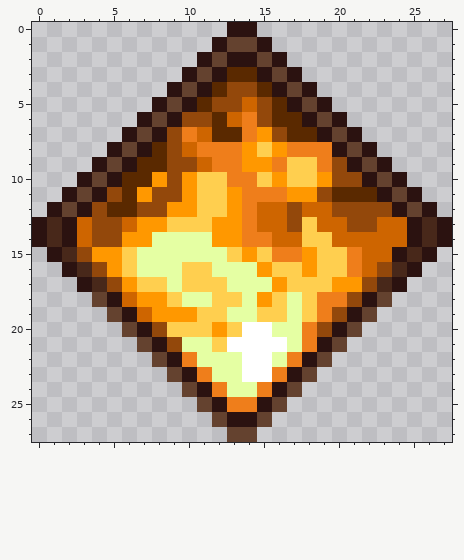
One commit to this pixel-art sprite: Items/MoonlightMagic/Elements/RadianceElement.png. This is how it looked before the edit.
The file is 56x56 pixels, drawn in blocks of 2x2; one block is one cell here.
And afterwards:
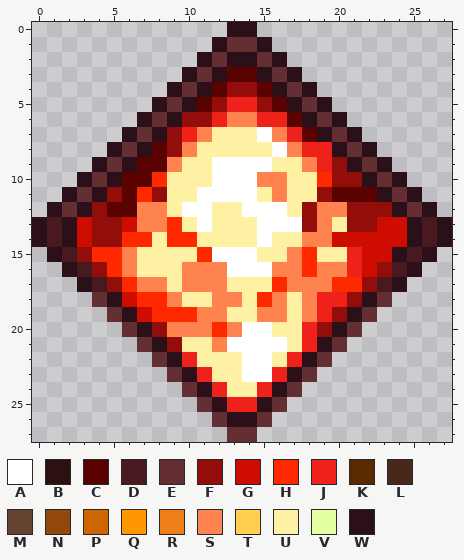
Palette (. is transparent): A #ffffff  B #2b1210  C #5a0200  D #481a20  E #642f33  F #930d0b  G #ce0c00  H #ff2900  J #ef221b  K #5a2900  L #48281a  M #64422f  N #93480b  P #ce6500  Q #ff9800  R #ef7e1b  S #ff834f  T #ffcf4f  U #fff1a3  V #e5ffa3  W #2b101a
Message: localize radiance to sun and make yellow
Changes in this commit:
Changed rows in their new state; - is an unchanged pixel.
first column x 0:
 0 -------------WW-------------
 1 ------------WEEW------------
 2 -----------WEWWEW-----------
 3 ----------WEWCCWEW----------
 4 ---------WEWCFFCWEW---------
 5 --------WEWCFJJFCWEW--------
 6 -------WEWFFJSSJJCWEW-------
 7 ------WEWFJSUUUASJCWEW------
 8 -----WEWCFSUUUUUASJJWEW-----
 9 ----WEWCCSUUAAAAUUSJFWEW----
10 ---WEWCCHUUUAAASSUUHFFWEW---
11 --WEWFCHFUUAAAAUSUUFCCCWEW--
12 -WEWFCCSSUAAUUAAAUFSSFFFWEW-
13 WDWGFFGSSHUAUUUAAAFSUFFGGWDW
14 WDWGFFHHUHHUUUUAUUSSGGGGGWDW
15 -WDFHHSUUUUHAAAUUSHUUJGGWDW-
16 --WDFHSUUUSSSAAASSHSSJGFDW--
17 ---WDFHSSUSSSUUUHSSSHHFDW---
18 ----EWGHHSUUSSUHSUSJJFWE----
19 -----EWGHHHSSUUSSUSJFWE-----
20 ------EWFSSSHS--UUJFWE------
21 -------EWFUUS----UJWE-------
22 --------EWJUUU--UJWE--------
23 ---------EWJUU--JWE---------
24 ----------EWJUUJWE----------
25 -----------EWJJWE-----------
26 ------------EWWE------------
27 -------------EE-------------
